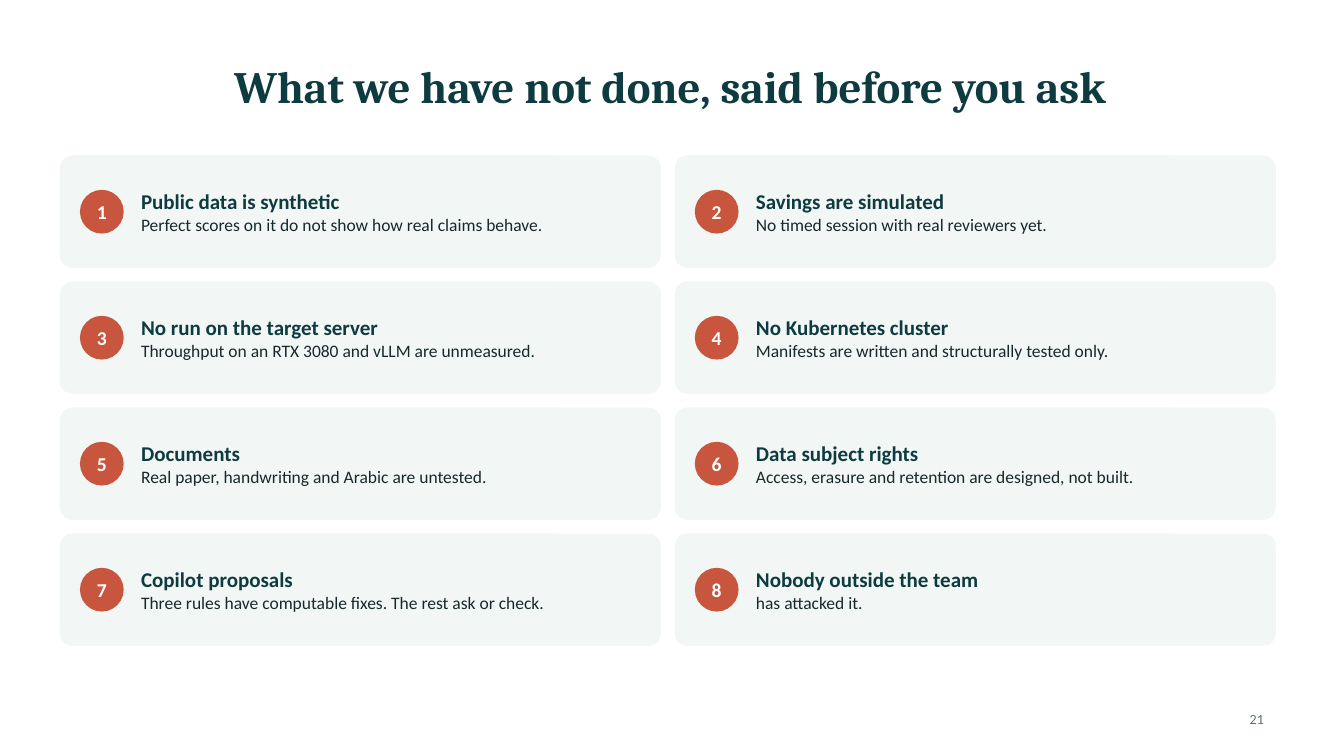
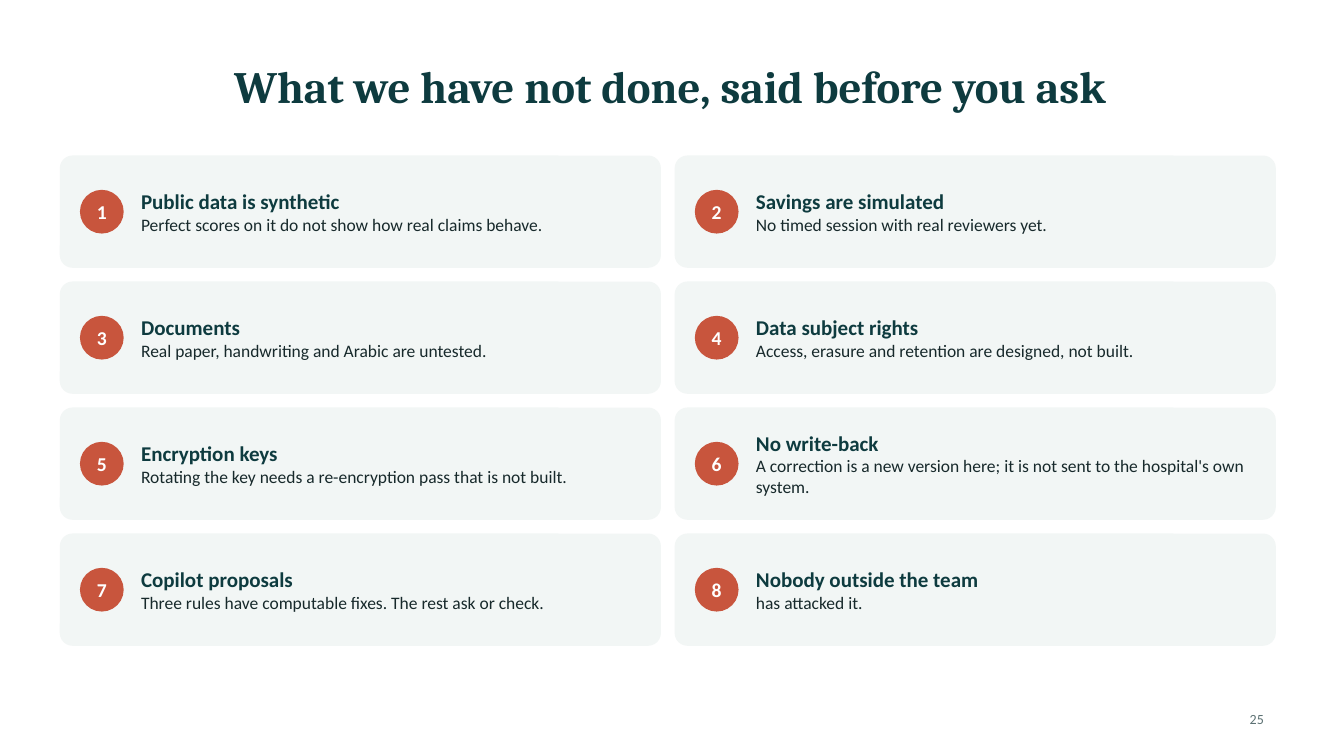
Before and after one commit to PublisherX02/Claim_Guard, a slide deck: slide 25 of docs/presentation/ClaimGuard_Mentor_Session.pptx (slide 21 before the commit). Drawn at 1344x756 pixels with LibreOffice and Linux fonts; fonts in the diff are those of the drawing. Boxes give left, top, right and bottom in pixels: in the first picture for what was removed or moved away, otherwise in the second. Text is boxed around its words. In the diff, an @@ line names an element or a change of style, - is before the commit and + after.

```diff
--- a/docs/presentation/ClaimGuard_Mentor_Session.pptx
+++ b/docs/presentation/ClaimGuard_Mentor_Session.pptx
@@ text at [141,321,486,360]: text changed @@
-No run on the target server
-Throughput on an RTX 3080 and vLLM are unmeasured.
+Documents
+Real paper, handwriting and Arabic are untested.
@@ text at [756,320,1134,360]: text changed @@
-No Kubernetes cluster
-Manifests are written and structurally tested only.
+Data subject rights
+Access, erasure and retention are designed, not built.
@@ text at [141,446,567,486]: text changed @@
-Documents
-Real paper, handwriting and Arabic are untested.
+Encryption keys
+Rotating the key needs a re-encryption pass that is not built.
@@ text at [756,436,1244,496]: text changed @@
-Data subject rights
-Access, erasure and retention are designed, not built.
+No write-back
+A correction is a new version here; it is not sent to the hospital's own system.
@@ page number at [1250,715,1264,724]: text changed @@
-21
+25
```
Also in this commit, not shown: 5 other slides changed, 6 slides added, 1 slide removed, 2 other files.
